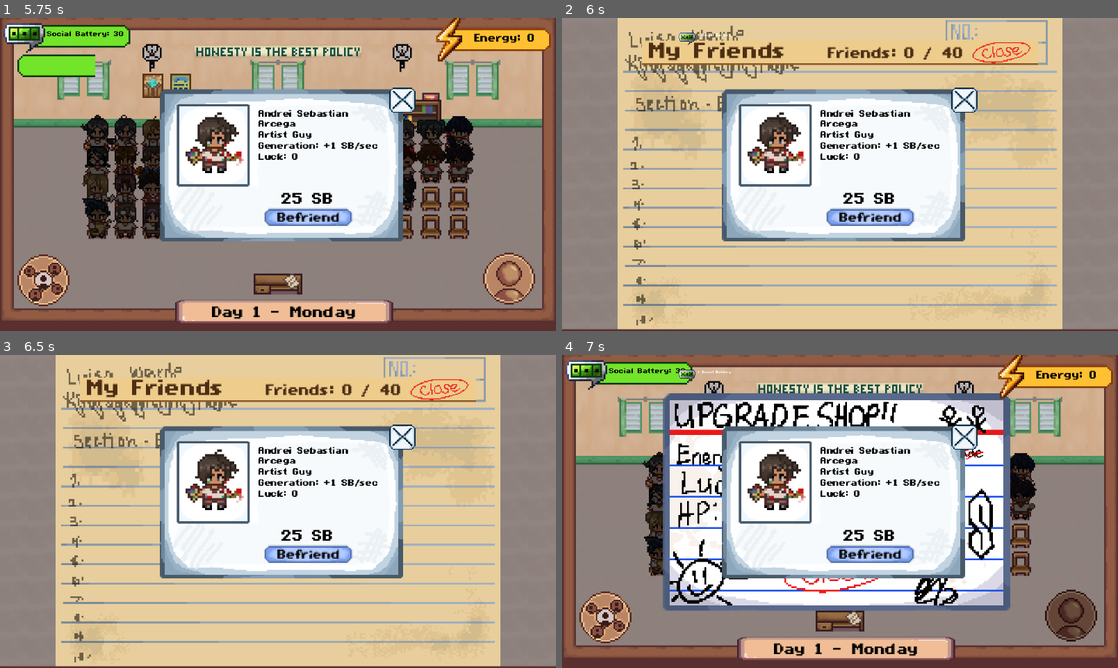
Above: before the commit, frames 1-4 (two rows, left to right).
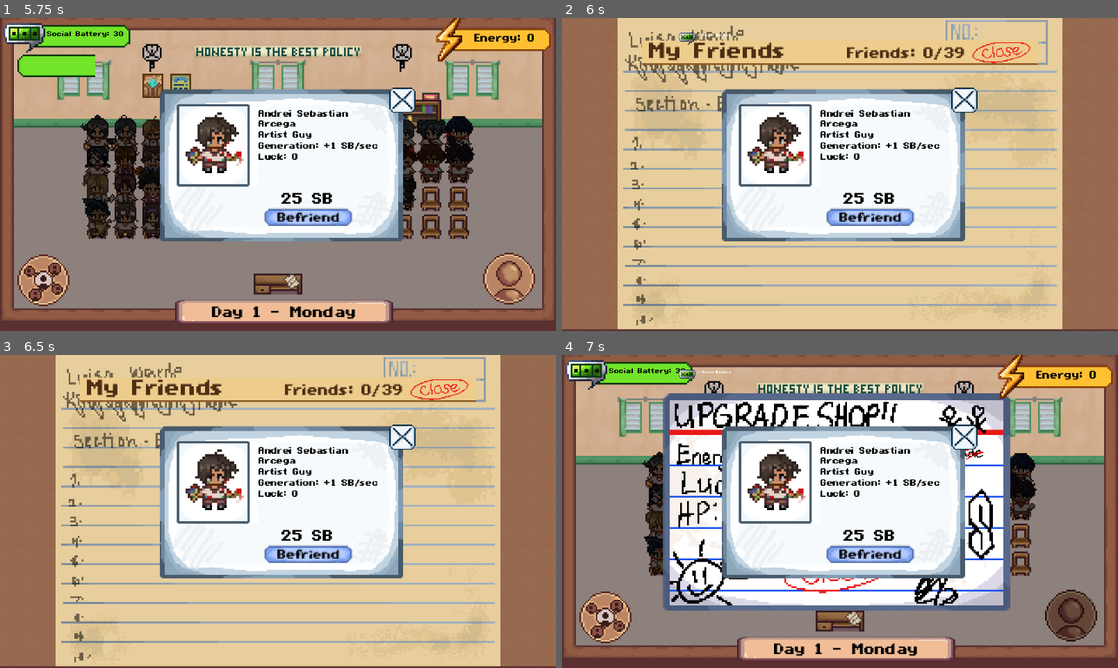
Above: after the commit, the same moments.

Repository: AzeOcram/checkpoint-gamejam
Game: Godot game, scene res://scenes/main/main.tscn
Same seed, same stepped clock (60 frames per second), same inputs: the game is played once before the commit and once after it.
Inputs (mouse positions are in pixels of both pictures, inside the frame that each line leads up to):
- Up to frame 1 (5.75 s): click (5, 74) at 0.52 s; tap Enter at 1.25 s; move the mouse to (400, 158) at 1.27 s; press the mouse at (400, 158) at 1.28 s; tap Space at 2 s; move the mouse to (166, 190) at 2.02 s; release the mouse at (166, 190) at 2.03 s; hold S 2.03-2.78 s; click (166, 190) at 2.1 s; move the mouse to (333, 105) at 2.77 s; press the mouse at (333, 105) at 2.78 s; move the mouse to (250, 237) at 3.52 s; release the mouse at (250, 237) at 3.53 s; click (250, 237) at 3.6 s; click (305, 218) at 4.25 s; move the mouse to (444, 221) at 5.02 s; press the mouse at (444, 221) at 5.03 s; hold S from 5.03 s (still down)
- Up to frame 2 (6 s): release S at 5.75 s; release the mouse at (1006, 221) at 5.75 s; click (606, 280) at 5.75 s
- Up to frame 3 (6.5 s): no input
- Up to frame 4 (7 s): click (1073, 614) at 6.5 s

Frame 1 is identical in both runs. In frame 2, 20% of the frame differs, in the area x 0-100%, y 0-100%; in frame 3, 20%; in frame 4, nothing differs.

Commit message:
feat(ui): wall tile on the sides, cap friend count at 39

Diff:
--- a/scenes/main/friends_panel.tscn
+++ b/scenes/main/friends_panel.tscn
@@ -8,10 +8,11 @@
 [sub_resource type="StyleBoxTexture" id="floor_style"]
 content_margin_left = 32.0
 content_margin_right = 32.0
+modulate_color = Color(0.72, 0.6, 0.55, 1)
 texture = ExtResource("4_floor")
 axis_stretch_horizontal = 1
 axis_stretch_vertical = 1
-region_rect = Rect2(96, 96, 16, 16)
+region_rect = Rect2(72, 52, 16, 16)
 
 [sub_resource type="StyleBoxTexture" id="pad_style"]
 content_margin_left = 14.0
--- a/scripts/main/friends_panel.gd
+++ b/scripts/main/friends_panel.gd
@@ -9,6 +9,7 @@
 @onready var close_button: TextureButton = $Pad/VBoxContainer/Header/HBoxContainer/CloseButton
 
 
+const MAX_FRIENDS := 39
 const CLOSE_NORMAL_SCALE := Vector2.ONE
 const CLOSE_HOVER_SCALE := Vector2(1.3, 1.3)
 
@@ -39,9 +40,8 @@
 
 func update_friend_count() -> void:
 	var current: int = recruitment_system.friends.size()
-	var total: int = recruitment_system.available_friends.size() + current
 
-	friend_count_label.text = "Friends: " + str(current) + " / " + str(total)
+	friend_count_label.text = "Friends: " + str(current) + "/" + str(MAX_FRIENDS)
 
 
 func update_friend_list() -> void:
--- a/tests/test_friend_list.gd
+++ b/tests/test_friend_list.gd
@@ -39,6 +39,7 @@
 	await process_frame
 
 	check(cards.get_child_count() == 1, "recruiting adds one friend card")
+	check(panel.friend_count_label.text == "Friends: 1/39", "header shows recruited friends out of 39")
 	var card: FriendCard = cards.get_child(0)
 	check(card.name_label.text == data.friend_name.get_slice(" ", 0), "card shows first name only")
 	check(card.mood_bar.value == 40, "mood bar reflects mood")
